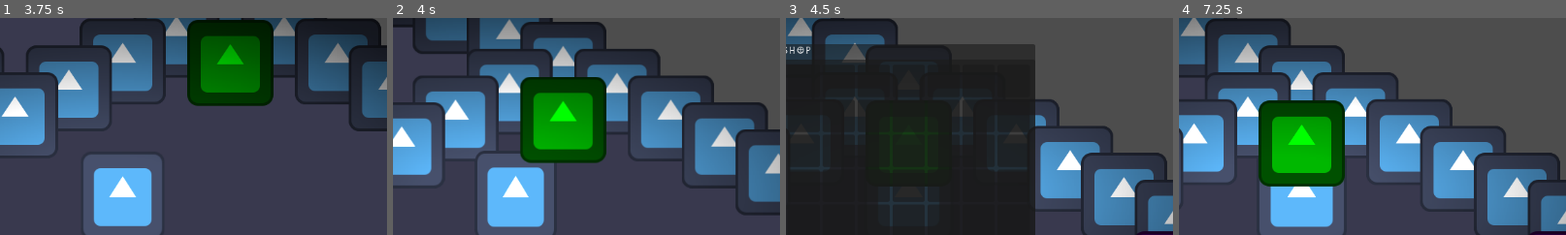
Above: before the commit, frames 1-4 (left to right).
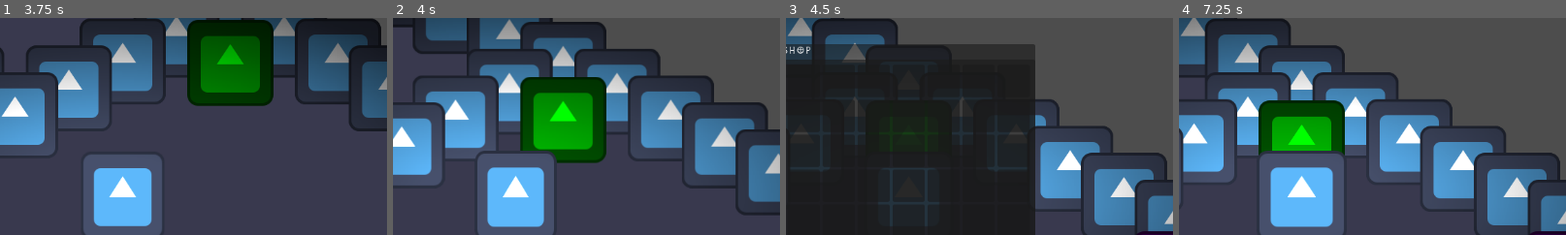
Above: after the commit, the same moments.

Repository: PietPadda/Godot_2D_ARPG
Game: Godot game, scene res://scenes/world/world.tscn
Two runs of this game, one before a commit and one after it. Both use one fixed random seed, a clock stepped at 60 frames per second and the inputs below. The engine's default icon, where the game draws it, is replaced by a stand-in: a white triangle on a blue panel in a dark square.
Inputs (mouse positions are % of the whole screen's width and height, from its top left):
- Up to frame 1 (3.75 s): click (5, 7) at 0.52 s; type "12" at 0.6 s; click "Host Game" at 1.25 s; tap Enter at 2 s; move the mouse to (72, 45) at 2.02 s; tap E (interact) at 2.1 s; click (72, 45) at 2.17 s; move the mouse to (30, 55) at 2.77 s; click (30, 55) at 2.85 s; tap F2 (debug_respawn_enemies) at 3.5 s; move the mouse to (60, 28) at 3.52 s; tap C (toggle_character_sheet) at 3.6 s; click (60, 28) at 3.67 s
- Up to frame 2 (4 s): no input
- Up to frame 3 (4.5 s): move the mouse to (45, 70) at 4.27 s; tap E (interact) at 4.35 s; click (45, 70) at 4.42 s
- Up to frame 4 (7.25 s): tap F2 (debug_respawn_enemies) at 5, 5.75, 6.5 s; move the mouse to (36, 24) at 5.02 s; press the mouse at (36, 24) at 5.03 s; move the mouse to (41, 24) at 5.77 s; release the mouse at (41, 24) at 5.78 s; tap C (toggle_character_sheet) at 5.85 s; click (41, 24) at 5.92 s; move the mouse to (45, 24) at 6.52 s; tap E (interact) at 6.6 s; click (45, 24) at 6.67 s
The pictures show only the part of the screen within x 34-84%, y 9-59%; the shares and areas given below are measured in that part.

Frame 1 is identical in both runs. In frame 2, 0.5% of the frame differs, in the area x 32-43%, y 61-67%; in frame 3, 0.2%; in frame 4, 3.6%, in the area x 20-43%, y 61-78%.

Commit message:
refactor(level): implement robust Y-sorting with flat hierarchy and groups

Diff:
--- a/project.godot
+++ b/project.godot
@@ -29,6 +29,10 @@
 Scene="*res://scripts/core/scene_manager.gd"
 States="*res://scripts/core/state_manager.gd"
 Tooltip="*res://scenes/core/tooltip_manager.tscn"
+
+[global_group]
+
+characters="Playable and Non-Playable Characters"
 
 [gui]
 
--- a/scenes/levels/main.tscn
+++ b/scenes/levels/main.tscn
@@ -9,23 +9,32 @@
 [ext_resource type="Script" uid="uid://drmt7kwaxrnox" path="res://scripts/tools/spawner_monitor.gd" id="8_vkq25"]
 
 [node name="Main" type="Node2D" node_paths=PackedStringArray("floor_tilemap", "wall_tilemap")]
-y_sort_enabled = true
 script = ExtResource("1_y0acb")
 floor_tilemap = NodePath("FloorTileMap")
-wall_tilemap = NodePath("WallTileMap")
+wall_tilemap = NodePath("WorldYSort/WallTileMap")
 level_music = ExtResource("2_b6bv0")
 
 [node name="FloorTileMap" type="TileMapLayer" parent="."]
 light_mask = 3
 visibility_layer = 3
-z_index = -999
 tile_map_data = PackedByteArray("AAD8//r/BAAAAAAAAAD8//v/BAAAAAAAAAD8//z/BAAAAAAAAAD8//3/BAAAAAAAAAD8//7/BAAAAAAAAAD8// …(72528 unchanged characters)…
 tile_set = ExtResource("5_u81e1")
 
-[node name="WallTileMap" type="TileMapLayer" parent="."]
+[node name="WorldYSort" type="Node2D" parent="."]
+y_sort_enabled = true
+
+[node name="WallTileMap" type="TileMapLayer" parent="WorldYSort"]
 visibility_layer = 3
 tile_map_data = PackedByteArray("AAD7//n/AAAAAAAAAAD7//v/AAAAAAAAAAD7//3/AAAAAAAAAAD7////AAAAAAAAAAD7/wEAAAAAAAAAAAD7/w …(5408 unchanged characters)…
 tile_set = ExtResource("5_u81e1")
+
+[node name="Portal" parent="WorldYSort" instance=ExtResource("7_ubwgw")]
+position = Vector2(1668, 347)
+target_scene_path = "uid://d3xic0inlmby0"
+
+[node name="Portal2" parent="WorldYSort" instance=ExtResource("7_ubwgw")]
+position = Vector2(-4717, -327)
+target_scene_path = "uid://cys1ord7jy672"
 
 [node name="ShadowTileMap" type="TileMapLayer" parent="."]
 modulate = Color(1, 1, 1, 0)
@@ -36,16 +45,8 @@
 
 [node name="WallSyncTool" type="Node" parent="." node_paths=PackedStringArray("source_map", "destination_map")]
 script = ExtResource("5_ubwgw")
-source_map = NodePath("../WallTileMap")
+source_map = NodePath("../WorldYSort/WallTileMap")
 destination_map = NodePath("../ShadowTileMap")
-
-[node name="Portal" parent="." instance=ExtResource("7_ubwgw")]
-position = Vector2(1668, 347)
-target_scene_path = "uid://d3xic0inlmby0"
-
-[node name="Portal2" parent="." instance=ExtResource("7_ubwgw")]
-position = Vector2(-4717, -327)
-target_scene_path = "uid://cys1ord7jy672"
 
 [node name="PlayerSpawner" type="MultiplayerSpawner" parent="."]
 _spawnable_scenes = PackedStringArray("uid://c04jx6vcgex1j")
--- a/scenes/levels/town.tscn
+++ b/scenes/levels/town.tscn
@@ -8,10 +8,9 @@
 [ext_resource type="PackedScene" uid="uid://dmnp50wydxhid" path="res://scenes/world/portal.tscn" id="7_rklyf"]
 
 [node name="Town" type="Node2D" node_paths=PackedStringArray("floor_tilemap", "wall_tilemap")]
-y_sort_enabled = true
 script = ExtResource("1_6a6b3")
 floor_tilemap = NodePath("FloorTileMap")
-wall_tilemap = NodePath("WallTileMap")
+wall_tilemap = NodePath("WorldYSort/WallTileMap")
 level_music = ExtResource("2_3ay17")
 
 [node name="FloorTileMap" type="TileMapLayer" parent="."]
@@ -19,16 +18,19 @@
 tile_map_data = PackedByteArray("AAD7//n/AAAAAAAAAAD7//v/AAAAAAAAAAD7//3/AAAAAAAAAAD7////AAAAAAAAAAD7/wEAAAAAAAAAAAD7/w …(2784 unchanged characters)…
 tile_set = ExtResource("6_5ycnk")
 
-[node name="WallTileMap" type="TileMapLayer" parent="."]
+[node name="WorldYSort" type="Node2D" parent="."]
+y_sort_enabled = true
+
+[node name="WallTileMap" type="TileMapLayer" parent="WorldYSort"]
 position = Vector2(-10, -10)
 tile_map_data = PackedByteArray("AAD7//n/AAAAAAAAAAD7//v/AAAAAAAAAAD7//3/AAAAAAAAAAD7////AAAAAAAAAAD7/wEAAAAAAAAAAAD7/w …(2784 unchanged characters)…
 tile_set = ExtResource("6_5ycnk")
 
-[node name="Portal" parent="." instance=ExtResource("7_rklyf")]
+[node name="Portal" parent="WorldYSort" instance=ExtResource("7_rklyf")]
 position = Vector2(1668, 347)
 target_scene_path = "uid://c653y5qrd8oqt"
 
-[node name="ShopNpc" parent="." instance=ExtResource("7_0x67q")]
+[node name="ShopNpc" parent="WorldYSort" instance=ExtResource("7_0x67q")]
 position = Vector2(1270, 152)
 
 [node name="PlayerSpawner" type="MultiplayerSpawner" parent="."]
@@ -39,6 +41,12 @@
 script = ExtResource("7_n8lao")
 
 [node name="PlayerContainer" type="Node2D" parent="."]
+
+[node name="LootSpawner" type="MultiplayerSpawner" parent="."]
+_spawnable_scenes = PackedStringArray("uid://boxuys3wl2v3p")
+spawn_path = NodePath("../LootContainer")
+
+[node name="LootContainer" type="Node2D" parent="."]
 
 [node name="PlayerSpawnPoints" type="Node2D" parent="."]
 
@@ -54,11 +62,5 @@
 [node name="PlayerSpawnPoint4" type="Marker2D" parent="PlayerSpawnPoints"]
 position = Vector2(1069, 594)
 
-[node name="LootSpawner" type="MultiplayerSpawner" parent="."]
-_spawnable_scenes = PackedStringArray("uid://boxuys3wl2v3p")
-spawn_path = NodePath("../LootContainer")
-
-[node name="LootContainer" type="Node2D" parent="."]
-
 [node name="CanvasModulate" type="CanvasModulate" parent="."]
 color = Color(0.3137255, 0.3137255, 0.3137255, 1)
